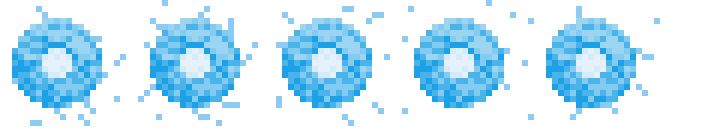
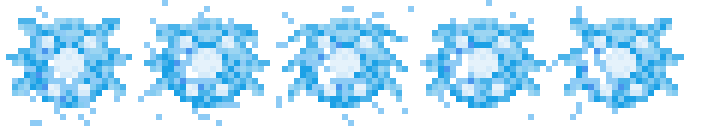
Comparing the layer stacks of the two (720, 132) images. Changes:
added layer "Spike Eyes" above "thunderball.png copy #1" over [42, 36, 648, 96]
added layer "thunderball.png copy #1" above "Spike 2" over [12, 18, 660, 108]
added layer "Spike copy" above "Spike" over [6, 18, 684, 108]
renamed "Pasted Layer copy" to "Spike", hid it, painted on it over [6, 18, 684, 108]
added layer "thunderball.png copy" above "seeker.png #1" over [12, 18, 660, 108]
hid "thunderball.png" over [12, 18, 660, 108]
